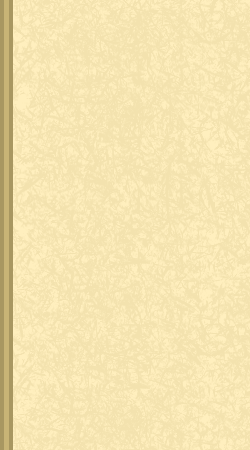
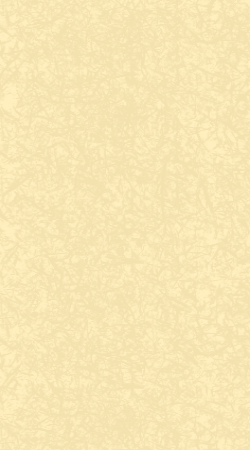
Revision of a layered 250 x 450 image; what changed, layer by layer:
added group "sidebar" with 2 layers over [0, 0, 247, 450]
moved "texture" into group "sidebar", painted on it over [0, 0, 247, 450]
moved "base" into group "sidebar", painted on it over [0, 0, 247, 450]
